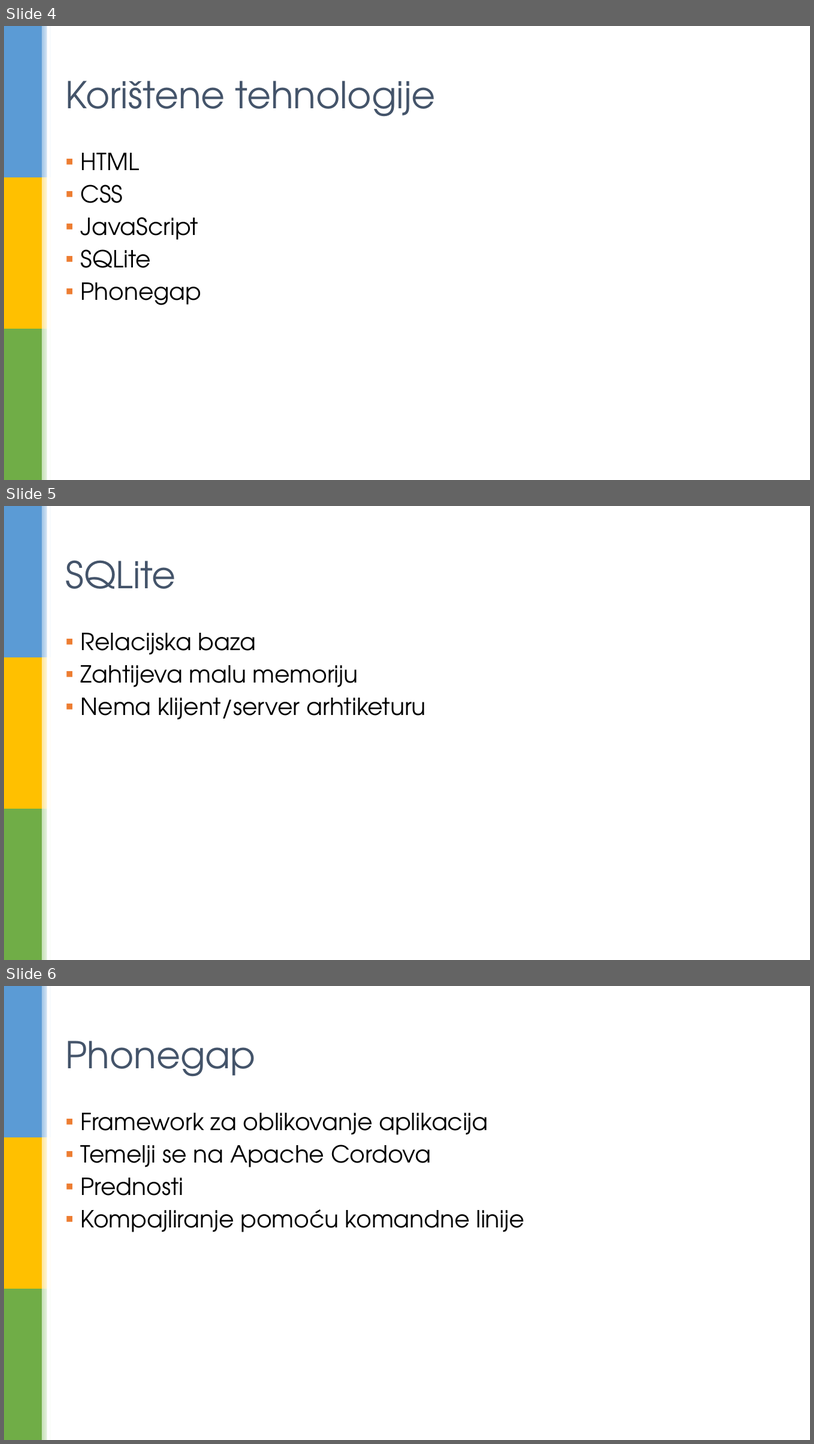
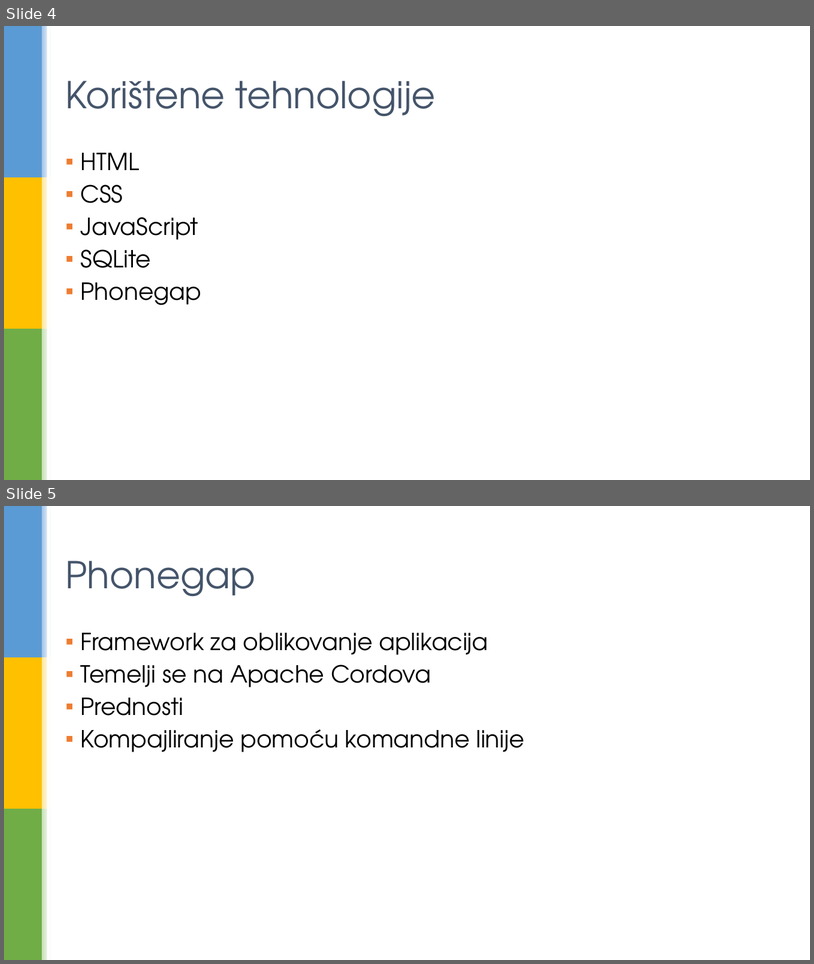
Before and after one commit to kingpintm/Zavrsni, a slide deck: Završni_rad_prezentacija.pptx. Shown one above the other, each under a label of ours: slides 4, 5 and 6 before the commit, slides 4 and 5 after it. The pictures are 814x1444 and 814x964 pixels, drawn with LibreOffice and Linux fonts; fonts in the diff are those of the drawing; background and template pictures are left out. Boxes give left, top, right and bottom in pixels: in the first picture for what was removed or moved away, otherwise in the second. Text is boxed around its words. In the diff, an @@ line names an element or a change of style, - is before the commit and + after.

```diff
--- a/Završni_rad_prezentacija.pptx
+++ b/Završni_rad_prezentacija.pptx
@@ slide 5 removed at box(4, 506, 810, 960), background picture (left out); not listed: 7 template elements that a slide beside it also shows @@
@@ title removed at box(65, 560, 176, 589) @@
-SQLite
@@ text removed at box(81, 633, 426, 720) @@
-▪ Relacijska baza
-▪ Zahtijeva malu memoriju
-▪ Nema klijent/server arhtiketuru
@@ what was slide 6 is now slide 5 @@
```
Also in this commit, not shown: 1 other file.
